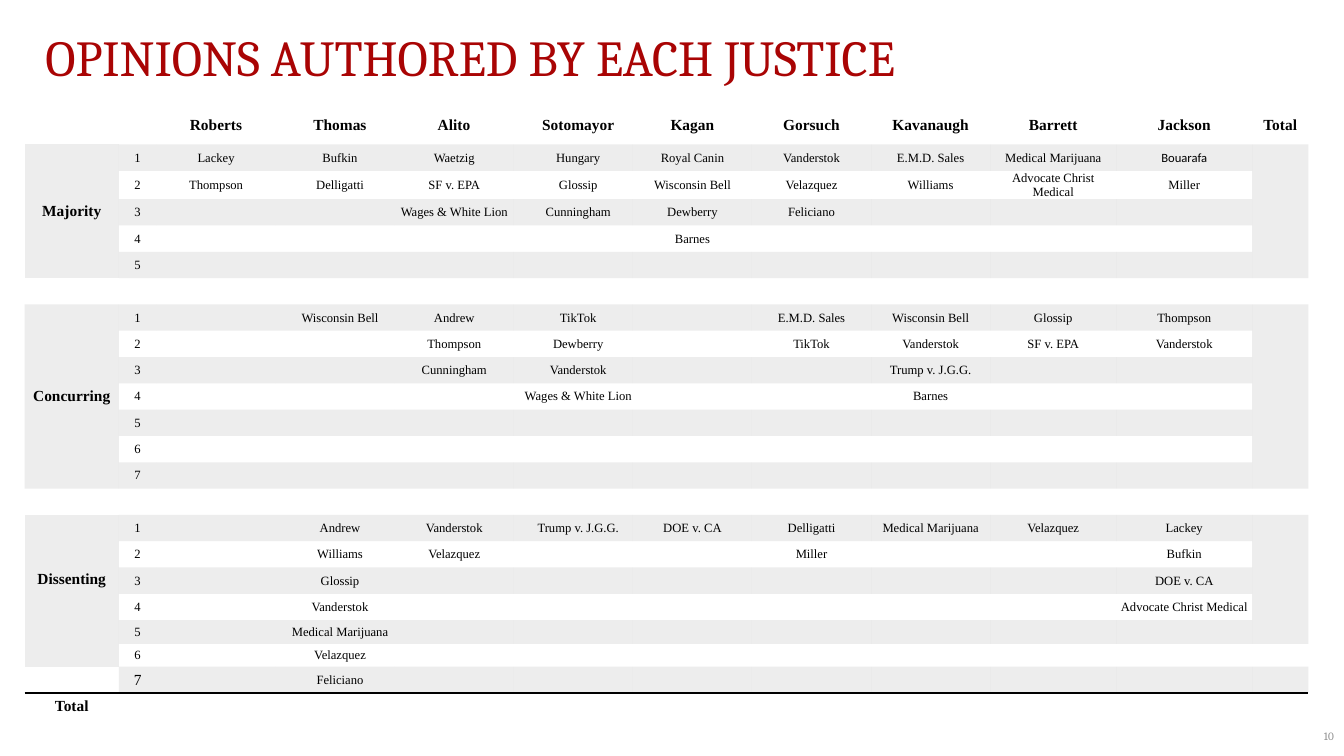
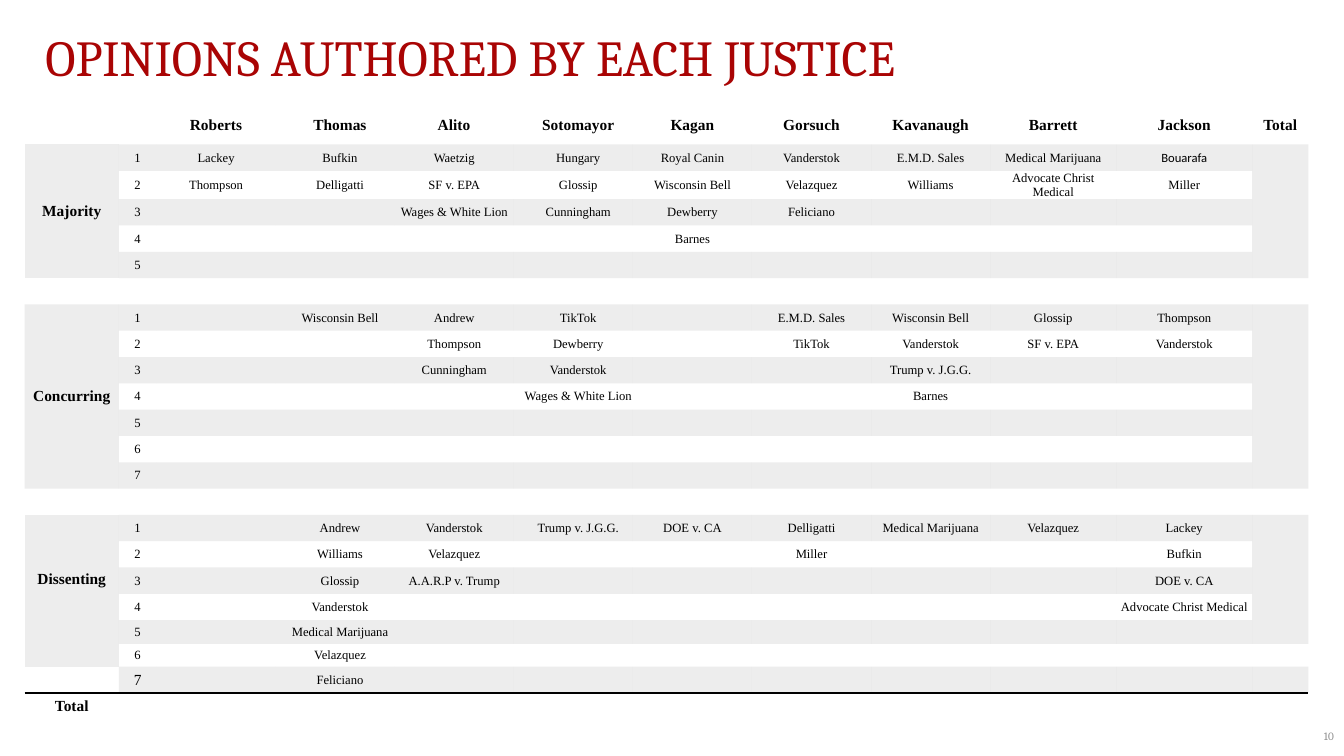
Before and after one commit to JakeTruscott/scotuswatch, a slide deck: slide 10 of Stat Reviews/OT24_StatReview/compilation/SCOTUSBlog/statpack_OT24.pptx. Drawn at 1344x756 pixels with LibreOffice and Linux fonts; fonts in the diff are those of the drawing. Boxes give left, top, right and bottom in pixels: in the first picture for what was removed or moved away, otherwise in the second. Text is boxed around its words. In the diff, an @@ line names an element or a change of style, - is before the commit and + after.

```diff
--- a/Stat Reviews/OT24_StatReview/compilation/SCOTUSBlog/statpack_OT24.pptx
+++ b/Stat Reviews/OT24_StatReview/compilation/SCOTUSBlog/statpack_OT24.pptx
@@ table at [25, 106, 1308, 717] @@
-row 18, column 5: 
+row 18, column 5: A.A.R.P v. Trump
```
Also in this commit, not shown: 11 other slides changed, 25 other files.
